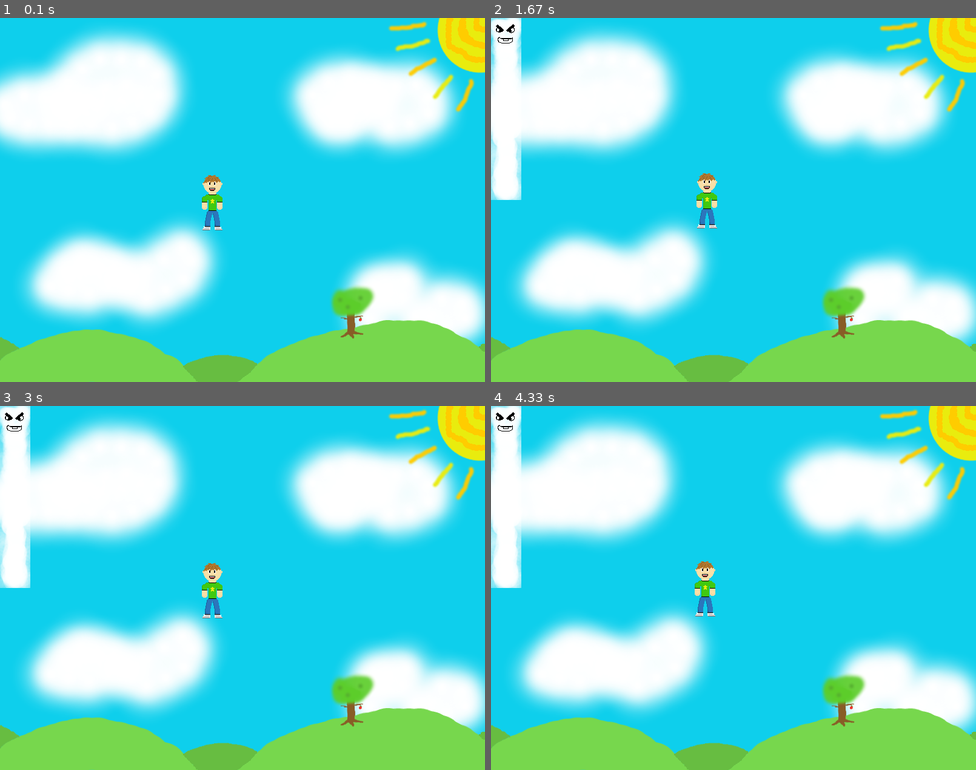
Above: before the commit, frames 1-4 (two rows, left to right).
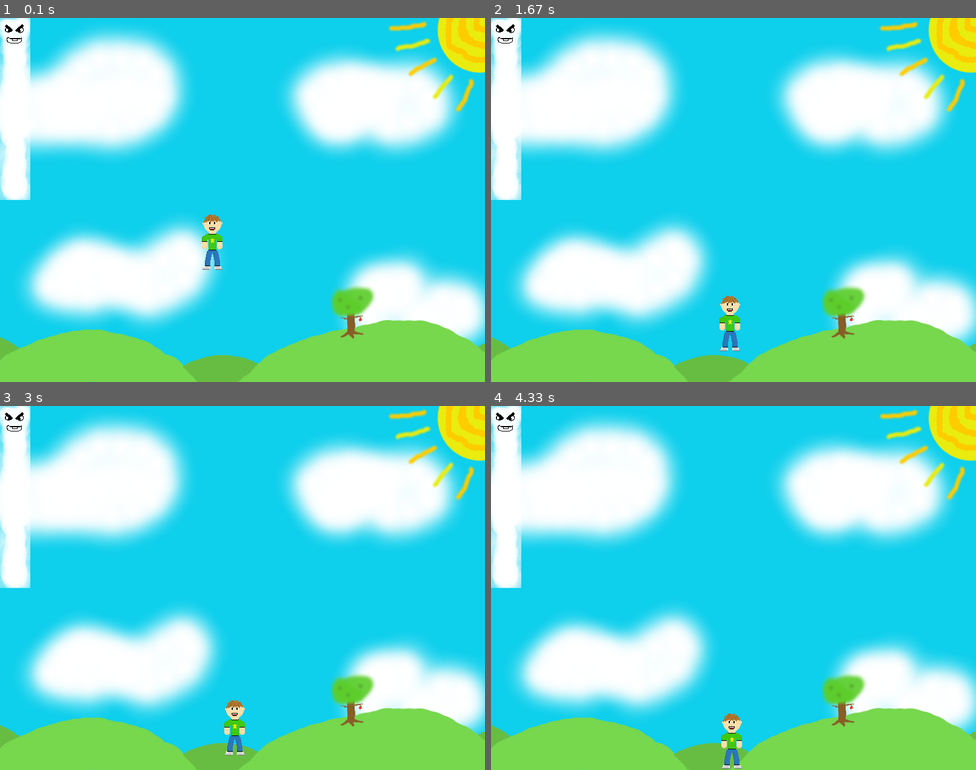
Above: after the commit, the same moments.

Repository: joguri/JoshuaPygame
Game: pygame game, started from lesson_6.py
The game is run twice, just before and just after one commit, with the same random seed, the same clock (stepped at 60 frames per second) and the same inputs.
Inputs:
- Up to frame 1 (0.1 s): no input
- Up to frame 2 (1.67 s): tap Space at 0.33, 0.73, 1.03, 1.23, 1.57 s; hold Right 0.67-1.13 s; hold Up 1.17-1.47 s; hold Right from 1.5 s (still down)
- Up to frame 3 (3 s): tap Space at 1.87, 2.07, 2.37, 2.63, 2.97 s; release Right at 1.97 s; hold Left 2-2.53 s; hold Down 2.57-2.87 s; hold Left from 2.9 s (still down)
- Up to frame 4 (4.33 s): tap Space at 3.27, 3.4, 3.8, 4.1 s; release Left at 3.3 s; hold Up 3.33-3.7 s; hold Right from 3.73 s (still down)

The runs differ from the first frame. In frame 1, 3.2% of the frame differs, in the area x 0-46%, y 0-70%; in frame 2, 0.9%; in frame 3, 0.9%; in frame 4, 0.9%.

Commit message:
End of Lesson 7, The need for speed

Diff:
--- a/item.py
+++ b/item.py
@@ -6,14 +6,35 @@
     def __init__ (self,fileName):
         self.img=pygame.image.load(fileName)
         self.rec=self.img.get_rect()
+        self.xSpeed=0
+        self.ySpeed=0
+        self.inAir=True
+        self.container=None
+
+    def stop (self):
+        self.xSpeed=0
+        self.ySpeed=0
+
     def update (self,screen):
+        if self.inAir==True:
+            self.ySpeed+=1
+        self.moveIn(self.container,self.xSpeed,self.ySpeed)
         screen.blit(self.img,self.rec)
+
+
+    def jump (self):
+        self.ySpeed=-10
+        self.inAir=True
+
     def moveIn (self,container,x,y):
-        if container.rec.contains(self.rec):
+        if container and container.rec.contains(self.rec):
             self.rec.move_ip( [x,y] )
             if  not container.rec.contains(self.rec):
                 self.rec.move_ip( [-x,-y])
                 smack.play()
+                self.stop()
+                self.inAir=False
+
     def place(self,x,y):
         self.rec.x=x
         self.rec.y=y
--- a/lesson_6.py
+++ b/lesson_6.py
@@ -1,17 +1,19 @@
-import pygame , item
+import pygame
+from item import *
 
 screen = pygame.display.set_mode( (800,600) )
 
 pygame.key.set_repeat(200, 1)
 
-bg=item.Item("Sky.png")
+bg=Item("Sky.png")
 bg.update(screen)
 
-bob = item.Item("MR_bob.png")
+bob = Item("MR_bob.png")
 bob.place(300, 250)
 bob.update(screen)
+bob.container=bg
 
-wall = item.Item("Blocking_cloud.png")
+wall = Item("Blocking_cloud.png")
 
 pygame.display.flip()
 
@@ -34,20 +36,17 @@
 		if event.type==pygame.QUIT:
 			exit()
 		if event.type==pygame.KEYDOWN and event.key == pygame.K_UP:
-			bob.moveIn(bg, 0,-3 )
-			processTick()
+			bob.ySpeed-=1
 		if event.type==pygame.KEYDOWN and event.key == pygame.K_DOWN:
-			bob.moveIn(bg, 0,3 )
-			processTick()
+			bob.ySpeed+=1
 		if event.type==pygame.KEYDOWN and event.key == pygame.K_RIGHT:
-			bob.moveIn(bg, 3,0 )
-			processTick()
+			bob.xSpeed+=1
 		if event.type==pygame.KEYDOWN and event.key == pygame.K_LEFT:
-			bob.moveIn(bg, -3,0 )
-			processTick()
-
+			bob.xSpeed-=1
+		if event.type==pygame.KEYDOWN and event.key == pygame.K_SPACE:
+			bob.jump()
 		if event.type==pygame.MOUSEBUTTONDOWN:
 			mouseClicked()
 
-
+	processTick()
 	pygame.time.delay(10)
Not shown, changed: item.pyc
